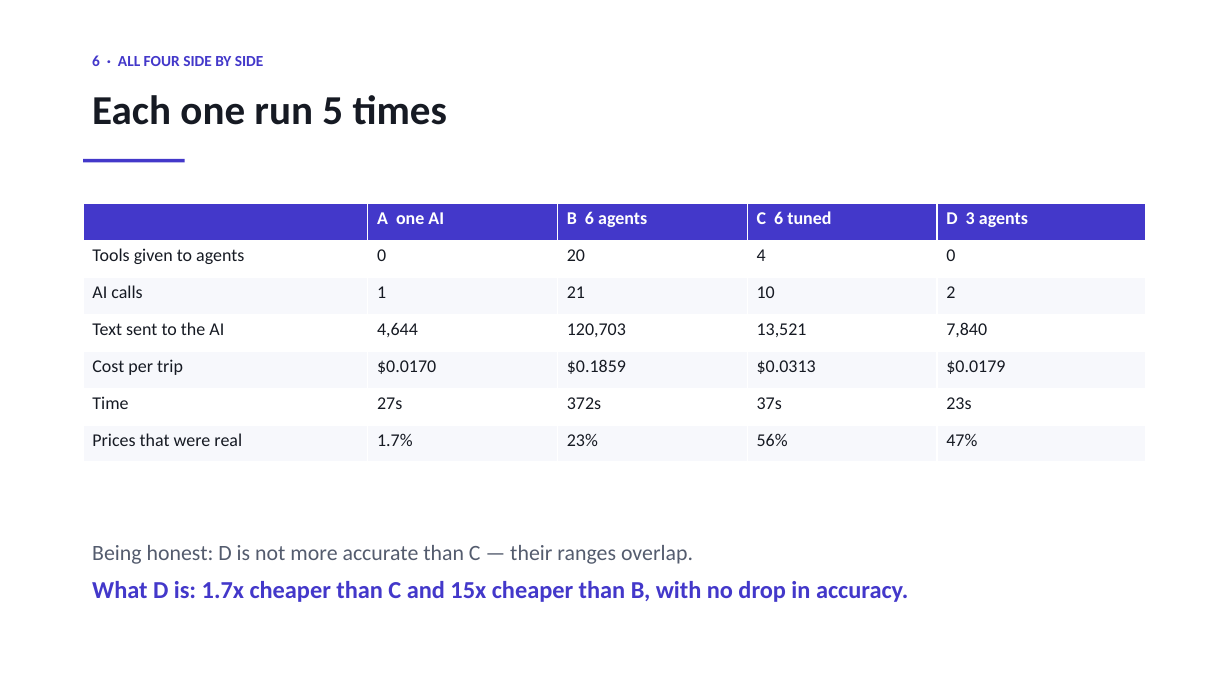
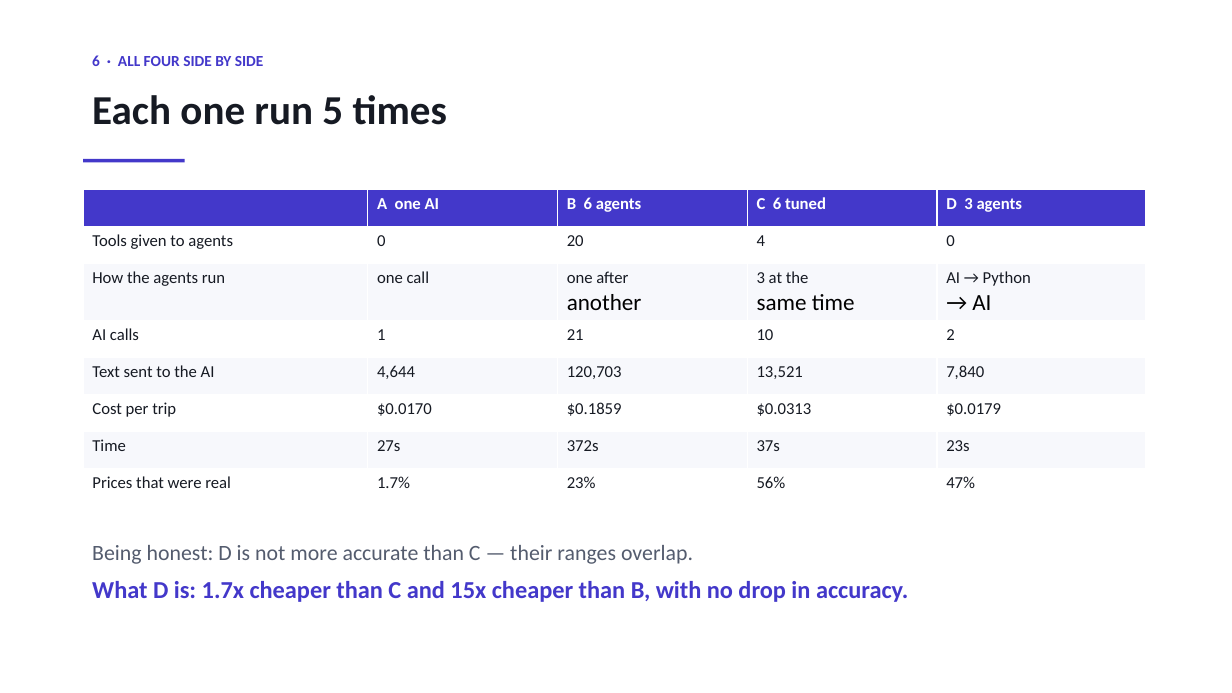
Before and after one commit to sherali143/Trip-Planner, a slide deck: slide 7 of submission/CMP7200_Viva_Presentation.pptx. Drawn at 1232x693 pixels with LibreOffice and Linux fonts; fonts in the diff are those of the drawing. Boxes give left, top, right and bottom in pixels: in the first picture for what was removed or moved away, otherwise in the second. Text is boxed around its words. In the diff, an @@ line names an element or a change of style, - is before the commit and + after.

```diff
--- a/submission/CMP7200_Viva_Presentation.pptx
+++ b/submission/CMP7200_Viva_Presentation.pptx
@@ table at box(83, 189, 1145, 492) @@
+row 3: How the agents run | one call | one after / another | 3 at the / same time | AI → Python / → AI
@@ table: place and size @@
-table at box(83, 203, 1145, 462)
+table at box(83, 189, 1145, 492)
```
Also in this commit, not shown: 5 other slides changed, 1 other file.
